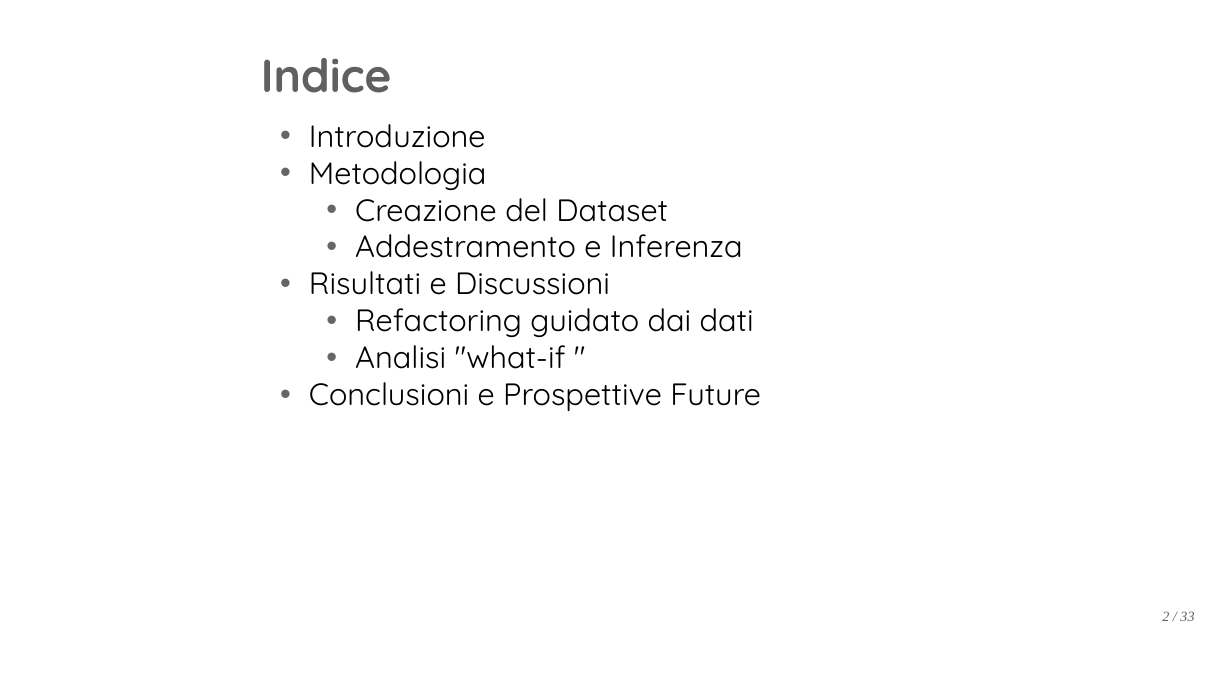
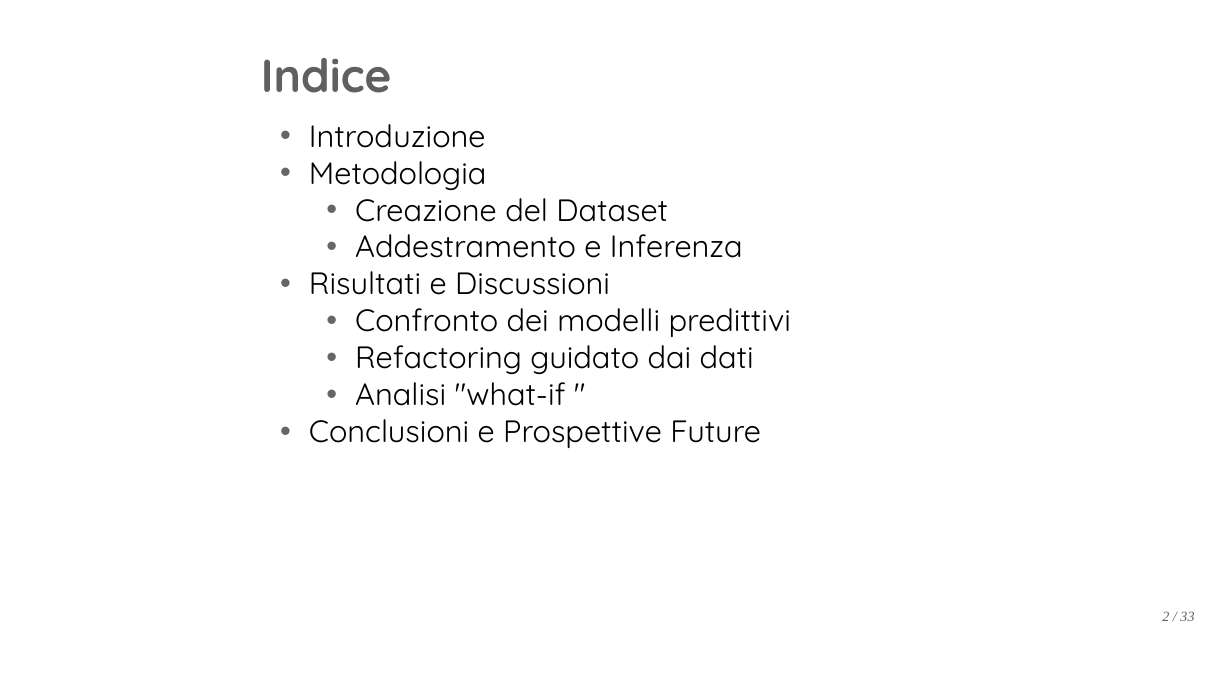
Before and after one commit to F-masci/isw2-prediction, a slide deck: slide 2 of report/Presentazione_Masci_Francesco_0365258.pptx. Drawn at 1232x693 pixels with LibreOffice and Linux fonts; fonts in the diff are those of the drawing; background and template pictures are left out. Boxes give left, top, right and bottom in pixels: in the first picture for what was removed or moved away, otherwise in the second. Text is boxed around its words. In the diff, an @@ line names an element or a change of style, - is before the commit and + after.

```diff
--- a/report/Presentazione_Masci_Francesco_0365258.pptx
+++ b/report/Presentazione_Masci_Francesco_0365258.pptx
@@ text at bbox=[355, 308, 791, 337]: paragraph added @@
+  • Confronto dei modelli predittivi
```
Also in this commit, not shown: 5 other slides changed, 3 other files.
